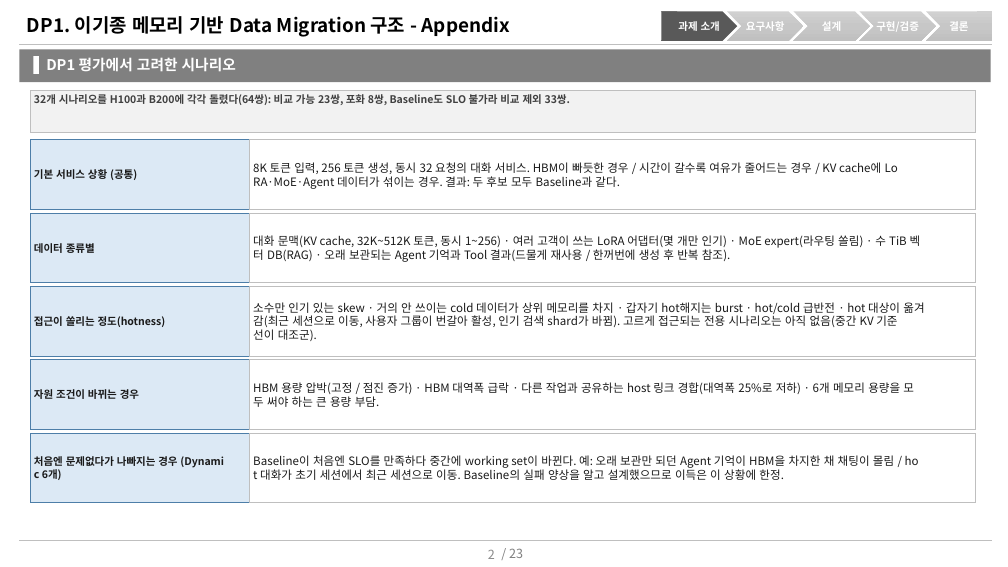
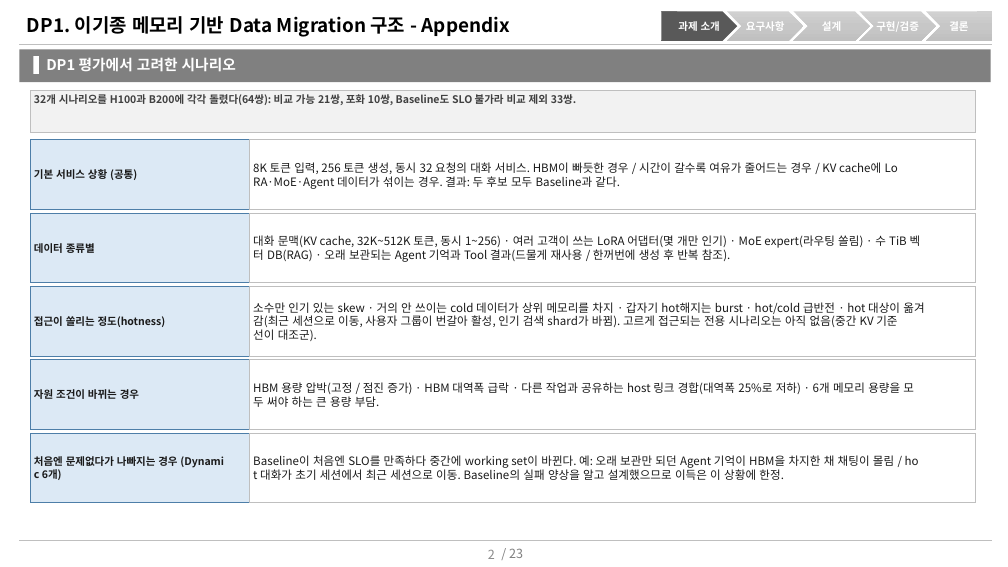
Before and after one commit to mkim0628/vllm, a slide deck: slide 2 of doc-mk/DP1/DP1-appendix-qa-result.pptx. Drawn at 1008x567 pixels with LibreOffice and Linux fonts; fonts in the diff are those of the drawing. Boxes give left, top, right and bottom in pixels: in the first picture for what was removed or moved away, otherwise in the second. Text is boxed around its words. In the diff, an @@ line names an element or a change of style, - is before the commit and + after.

```diff
--- a/doc-mk/DP1/DP1-appendix-qa-result.pptx
+++ b/doc-mk/DP1/DP1-appendix-qa-result.pptx
@@ text in rectangle at (34, 94, 576, 105): text changed @@
-32개 시나리오를 H100과 B200에 각각 돌렸다(64쌍): 비교 가능 23쌍, 포화 8쌍, Baseline도 SLO 불가라 비교 제외 33쌍.
+32개 시나리오를 H100과 B200에 각각 돌렸다(64쌍): 비교 가능 21쌍, 포화 10쌍, Baseline도 SLO 불가라 비교 제외 33쌍.
```
Also in this commit, not shown: 1 other slide changed, 17 other files.
